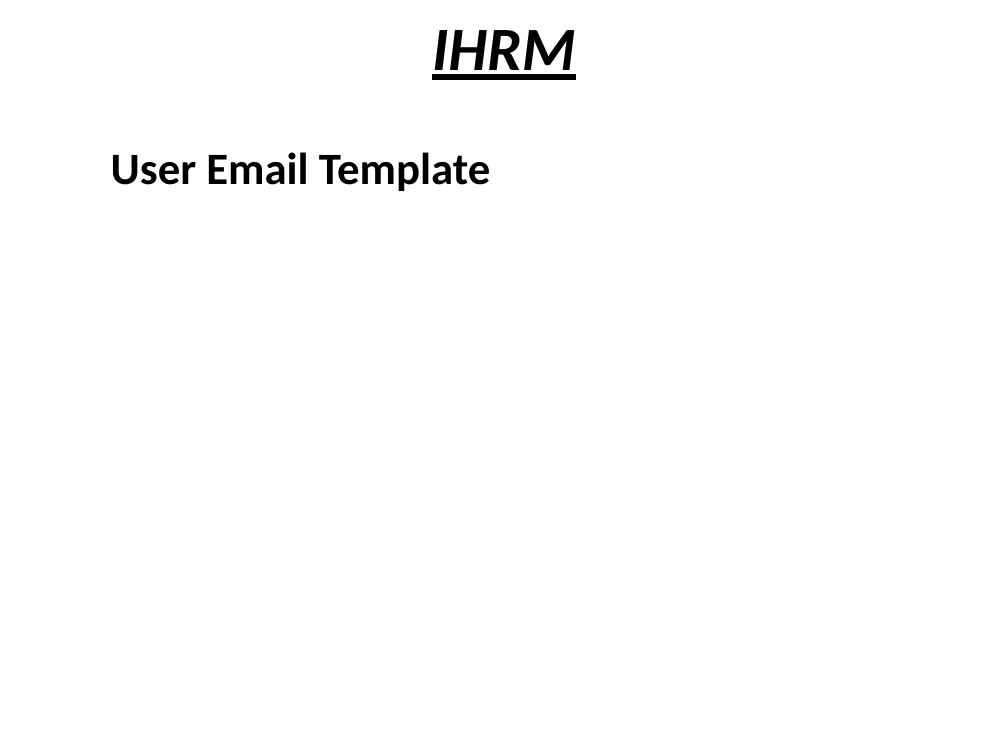
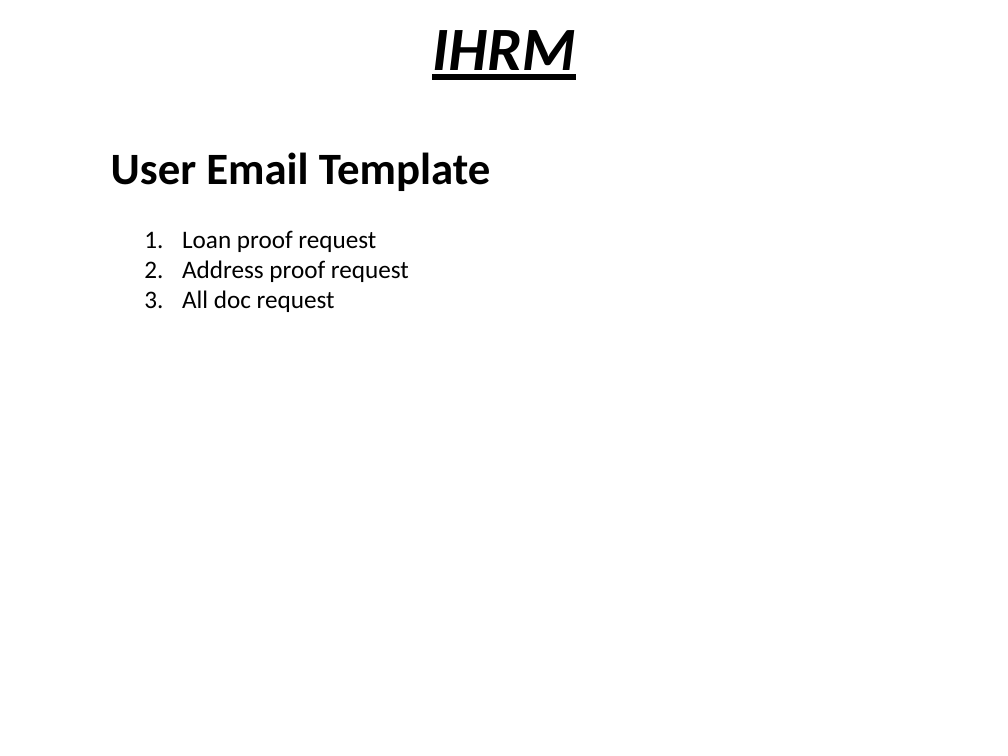
Before and after one commit to Thejesh-ivoyant/ihrm, a slide deck: slide 21 of IHRM ppt.pptx. Drawn at 1008x756 pixels with LibreOffice and Linux fonts; fonts in the diff are those of the drawing. Boxes give left, top, right and bottom in pixels: in the first picture for what was removed or moved away, otherwise in the second. Text is boxed around its words. In the diff, an @@ line names an element or a change of style, - is before the commit and + after.

```diff
--- a/IHRM ppt.pptx
+++ b/IHRM ppt.pptx
@@ text added at (182, 230, 409, 312), 18 pt, text #000000 @@
+1. Loan proof request
+2. Address proof request
+3. All doc request
```
Also in this commit, not shown: 3 other slides changed, 3 other files.
